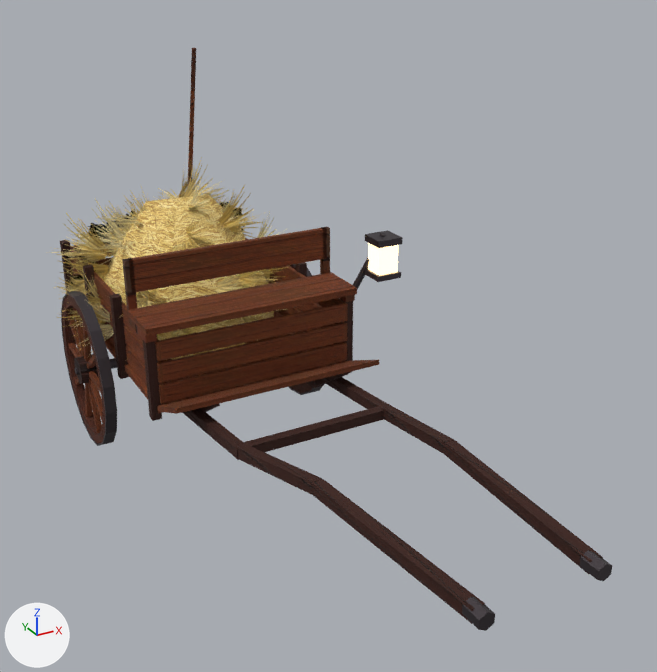
Before and after pictures for a commit that changed the glTF model art/town/farm/hay_cart.gltf.
Both versions are drawn from a 50 mm camera at (-2.46, -6.73, 3.87) aimed at (0.34, -1.65, 1.33). Every picture has the same lights, and +X, +Y and +Z are marked at lower left. The older version comes first. Objects named as collision shapes, trigger or cutter boxes, shadow casters or lower levels of detail are left out. Vertices at exactly the same position are counted once.

In view in the first picture: 'hay_cart'.
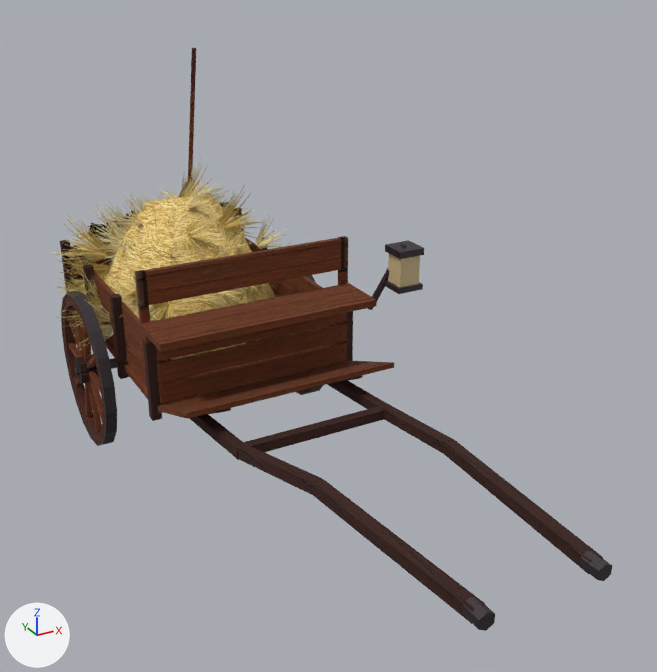
Changed parts and their boxes (x1, y1, x2, y2) in the pictures (657 x 672 px; the box of a moved part takes in the faces that stretch with it):
'hay_cart', reshaped, recoloured
    both: (51, 48, 612, 631)
part 1 of me_p77, moved or reshaped
    before: (128, 272, 357, 336)
    after: (140, 283, 377, 352)
part 2 of me_p77, moved or reshaped
    before: (129, 227, 327, 292)
    after: (142, 237, 345, 305)
part 3 of me_p77, moved or reshaped
    before: (130, 319, 157, 343)
    after: (142, 332, 151, 343)
part 4 of me_p77, moved or reshaped
    before: (122, 258, 137, 323)
    after: (135, 270, 150, 336)
part 5 of me_p77, moved or reshaped (not visible afterwards)
    before: (340, 295, 355, 302)
part 6 of me_p77, moved or reshaped
    before: (320, 227, 330, 274)
    after: (338, 236, 348, 285)
part 7 of me_p77, moved or reshaped
    before: (353, 233, 386, 289)
    after: (368, 243, 407, 310)
part 8 of me_p77, moved or reshaped
    before: (365, 230, 403, 248)
    after: (385, 240, 424, 259)
part 9 of me_p77, moved or reshaped
    before: (364, 269, 401, 282)
    after: (384, 280, 423, 294)
part 10 of me_p77, moved or reshaped
    before: (368, 243, 398, 276)
    after: (388, 254, 420, 287)
part 11 of me_p77, moved or reshaped
    before: (157, 360, 379, 414)
    after: (157, 361, 394, 419)
part 12 of me_p77, recoloured
    before: (368, 243, 398, 276)
    after: (388, 254, 420, 287)

What changed in the scene script:
```text
Add mat_m_farmlantern:
    mat_m_farmlantern = bpy.data.materials.new('M_FarmLantern')
    # nodes: BsdfPrincipled, Mix, OutputMaterial, VertexColor
    # colours: beige #cab68b, mixed with the vertex colours
Change me_p77:
    where me_p77.from_pydata(...)  # 1577 vertices, 2028 faces; spans x -1.19..1.09, y -4.32..1.66, z 0.0..3.08
    used by ob_hay_cart; location = (0.0, 0.0, 0.0)
    me_p77 part 1: the loose piece of 8 vertices spanning x -0.82..0.82, y -1.22..-0.82, z 1.41..1.46 is moved by (0.0, -0.28, 0.0)
    me_p77 part 2: the loose piece of 8 vertices spanning x -0.78..0.78, y -0.82..-0.78, z 1.58..1.82 is moved by (0.0, -0.28, 0.0)
    me_p77 part 3: the loose piece of 8 vertices spanning x -0.82..-0.74, y -1.19..-0.85, z 1.35..1.41 is scaled about its middle by (1, 0.206, 1), then moved by (0.0, -0.15, 0.0)
    me_p77 part 4: the loose piece of 8 vertices spanning x -0.81..-0.75, y -0.82..-0.77, z 1.35..1.82 is moved by (0.0, -0.28, 0.0)
    me_p77 part 5: the loose piece of 8 vertices spanning x 0.74..0.82, y -1.19..-0.85, z 1.35..1.41 is scaled about its middle by (1, 0.206, 1), then moved by (0.0, -0.15, 0.0)
    me_p77 part 6: the loose piece of 8 vertices spanning x 0.75..0.81, y -0.82..-0.77, z 1.35..1.82 is moved by (0.0, -0.28, 0.0)
    me_p77 part 7: the loose piece of 8 vertices spanning x 0.8..1.0, y -1.34..-1.1, z 1.35..1.89 is moved by (0.0, -0.28, 0.0)
    me_p77 part 8: the loose piece of 8 vertices spanning x 0.88..1.08, y -1.42..-1.22, z 1.82..1.87 is moved by (0.0, -0.28, 0.0)
    me_p77 part 9: the loose piece of 8 vertices spanning x 0.88..1.08, y -1.42..-1.22, z 1.56..1.6 is moved by (0.0, -0.28, 0.0)
    me_p77 part 10: the loose piece of 8 vertices spanning x 0.9..1.06, y -1.4..-1.24, z 1.6..1.82 is moved by (0.0, -0.28, 0.0)
    me_p77 part 11: all 12 vertices in x -0.78..0.78, y -1.62..-1.59, z 0.98..1.04 are moved by (0.0, -0.2, 0.06)
    me_p77 part 12: all 12 faces that had it switch from mat_m_townglowwarm to mat_m_farmlantern
```
